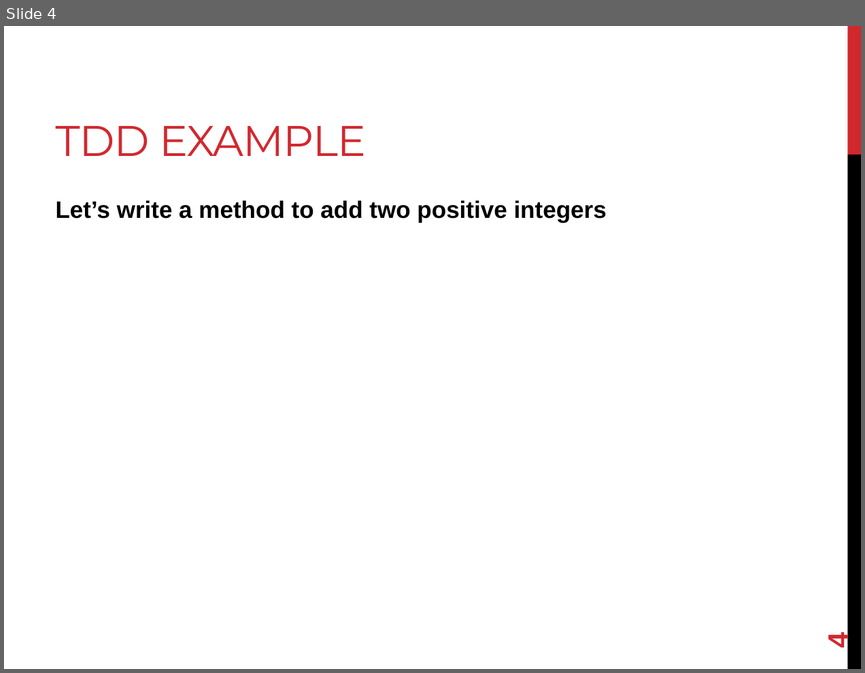
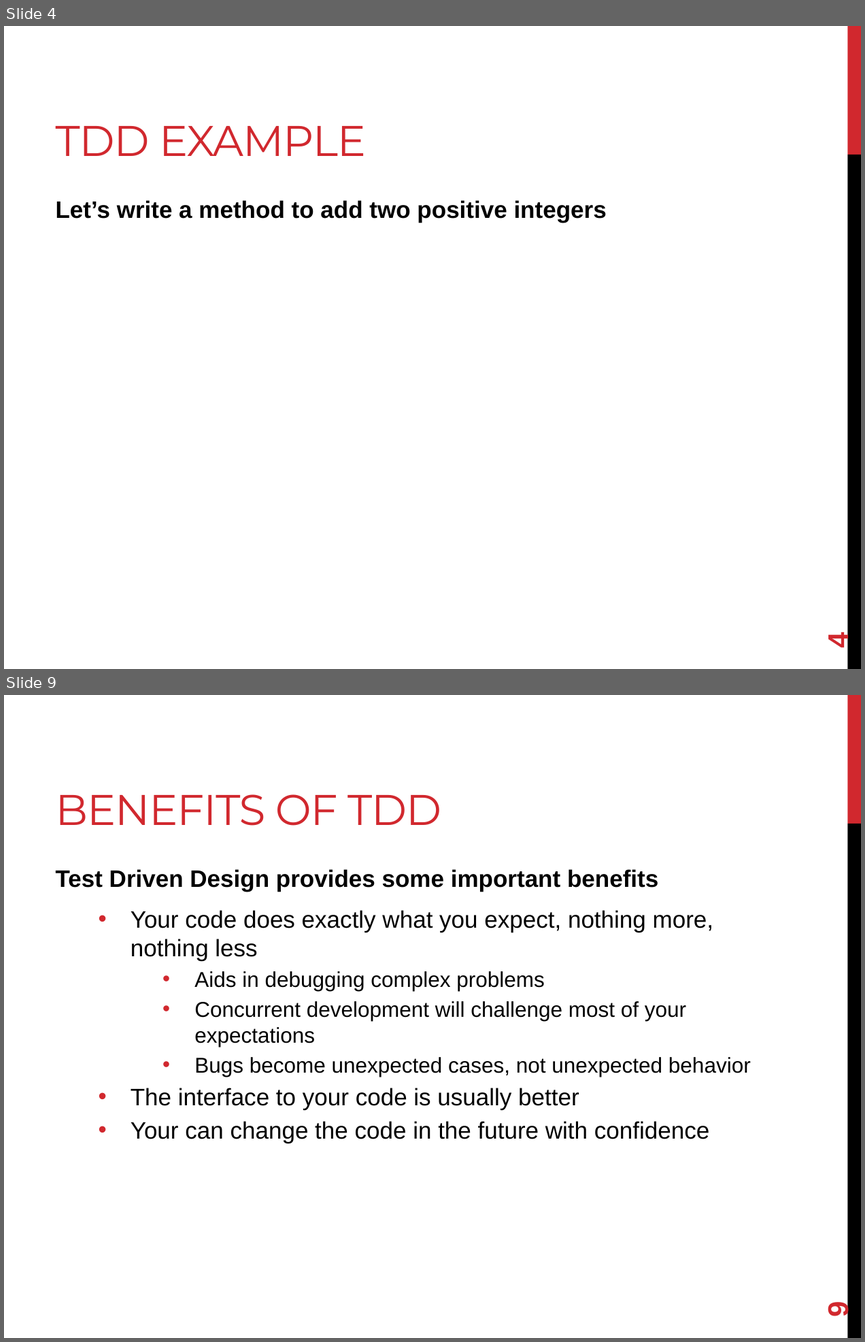
Before and after one commit to joshpeterson/DevelopingConcurrentSoftware, a slide deck: Lectures/Test Driven Design/Test Driven Design.pptx. Shown one above the other, each under a label of ours: slide 4 before the commit, slides 4 and 9 after it; the slides between them are not shown. The pictures are 865x673 and 865x1342 pixels, drawn with LibreOffice and Linux fonts; fonts in the diff are those of the drawing. Boxes give left, top, right and bottom in pixels: in the first picture for what was removed or moved away, otherwise in the second. Text is boxed around its words. In the diff, an @@ line names an element or a change of style, - is before the commit and + after.

```diff
--- a/Lectures/Test Driven Design/Test Driven Design.pptx
+++ b/Lectures/Test Driven Design/Test Driven Design.pptx
@@ slide 9 added at [4,695,861,1338], background #FFFFFF; not listed: 2 template elements that a slide beside it also shows @@
@@ title added at [56,794,441,826], 36 pt, text #D1282E @@
+BENEFITS OF TDD
@@ text added at [56,869,751,1143], 20 pt, text #000000 @@
+Test Driven Design provides some important benefits
+  • Your code does exactly what you expect, nothing more, nothing less
+    • Aids in debugging complex problems
+    • Concurrent development will challenge most of your expectations
+    • Bugs become unexpected cases, not unexpected behavior
+  • The interface to your code is usually better
+  • Your can change the code in the future with confidence
@@ page number added at [822,1302,854,1317], 24 pt, text #D1282E, bold @@
+9
```
Also in this commit, not shown: 4 other slides added.
